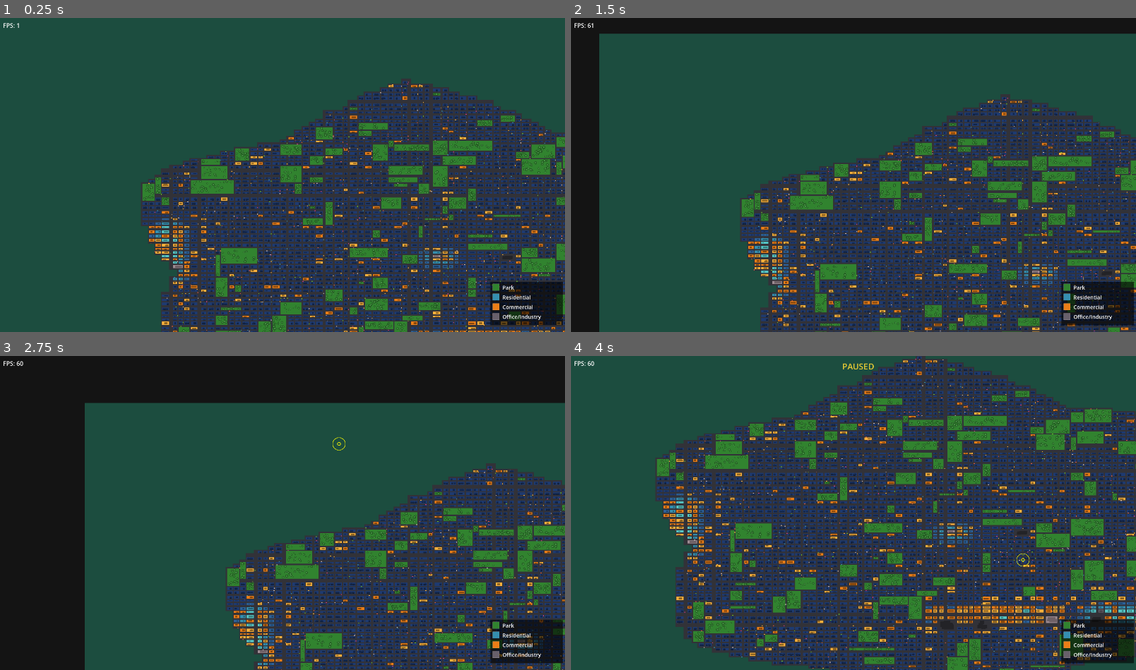
Above: before the commit, frames 1-4 (two rows, left to right).
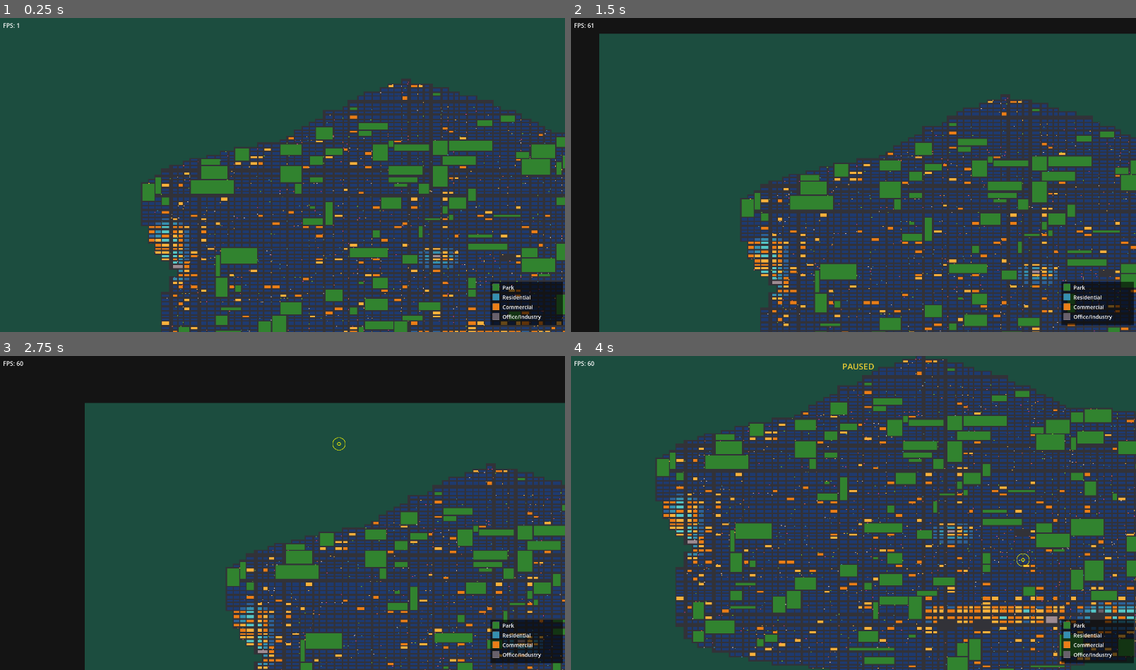
Above: after the commit, the same moments.

Repository: estebanm123/transit
Game: Godot game, scene res://Main.tscn
Same seed, same stepped clock (60 frames per second), same inputs: the game is played once before the commit and once after it.
Inputs (mouse positions are in pixels of both pictures, inside the frame that each line leads up to):
- Up to frame 1 (0.25 s): no input
- Up to frame 2 (1.5 s): tap Enter at 0.5 s; move the mouse to (977, 159) at 0.52 s; hold Shift 0.53-1.25 s; click (977, 159) at 0.67 s; tap Space at 0.77, 1.25 s; drag from (740, 190) to (825, 237) at 1.27 s
- Up to frame 3 (2.75 s): move the mouse to (339, 443) at 2.02 s; hold Shift from 2.03 s (still down); click (339, 443) at 2.17 s
- Up to frame 4 (4 s): release Shift at 2.75 s; drag from (825, 575) to (684, 465) at 2.77 s; move the mouse to (1023, 560) at 3.52 s; hold Shift from 3.53 s (still down); click (1023, 560) at 3.67 s; tap Space at 3.77 s

The runs differ from the first frame. In frame 1, 5.8% of the frame differs, in the area x 25-100%, y 20-100%; in frame 2, 5.1%; in frame 3, 3.6%; in frame 4, 8.7%, in the area x 15-100%, y 0-100%.

Commit message:
Remove land use tile details

Diff:
--- a/City.gd
+++ b/City.gd
@@ -42,7 +42,6 @@
 
 var zones: Array = []
 var colors: Array = []
-var details: Array = []
 var parcelOwner: Array = []
 var parcelExtent: Array = []
 
--- a/CityGenerator.gd
+++ b/CityGenerator.gd
@@ -105,7 +105,6 @@
 	var centerRow: float = (City.Rows - 1) / 2.0
 	city.zones = []
 	city.colors = []
-	city.details = []
 	city.parcelOwner = []
 	city.parcelExtent = []
 
@@ -262,44 +261,6 @@
 							city.colors[r][c2] = baseColor
 							city.parcelOwner[r][c2] = Vector2i(col, row)
 					city.parcelExtent[row][col] = Vector2i(maxCol, maxRow)
-
-	for row in City.Rows:
-		var detailRow: Array = []
-		for col in City.Cols:
-			if city.parcelOwner[row][col] != Vector2i(col, row):
-				detailRow.append({})
-				continue
-			var dx: float = col - centerCol
-			var dy: float = row - centerRow
-			var dist: float = sqrt(dx * dx + dy * dy)
-			var zone: int = city.zones[row][col]
-			var isOffice: bool = (zone == Zone.OfficeIndustry and dist < comCore)
-			var nearCommercial: bool = false
-			if zone == Zone.Residential:
-				var neighbors: Array[Vector2i] = [
-					Vector2i(col - 1, row), Vector2i(col + 1, row),
-					Vector2i(col, row - 1), Vector2i(col, row + 1),
-				]
-				for neighbor: Vector2i in neighbors:
-					if neighbor.x >= 0 and neighbor.x < City.Cols \
-							and neighbor.y >= 0 and neighbor.y < City.Rows \
-							and city.zones[neighbor.y][neighbor.x] == Zone.Commercial:
-						nearCommercial = true
-						break
-			var effectiveDist: float = dist
-			for cbd: Dictionary in _secondaryCbds:
-				var secDist: float = _secondaryCbdDist(col, row, cbd)
-				if secDist < cbd.fringeR:
-					effectiveDist = min(effectiveDist,
-							secDist * 5.5 / max(0.01, cbd.fringeR))
-					if zone == Zone.OfficeIndustry and secDist < cbd.coreR:
-						isOffice = true
-					break
-			detailRow.append(_genDetails(
-					zone, city.colors[row][col], city.mergedBlockRect(col, row),
-					effectiveDist, isOffice, nearCommercial))
-		city.details.append(detailRow)
-
 
 func _secondaryCbdDist(col: int, row: int, cbd: Dictionary) -> float:
 	var dx: float = float(col) - cbd.center.x
@@ -409,115 +370,3 @@
 		if normalizedDist < 0.55 + 0.18 * influence:
 			return true
 	return false
-
-
-func _genDetails(zone: int, _color: Color, rect: Rect2, dist: float = 0.0,
-		isOffice: bool = false, nearCommercial: bool = false) -> Dictionary:
-	var tileScale: float = sqrt(rect.get_area()) / 7.5
-	var result: Dictionary = {}
-
-	match zone:
-		Zone.Park:
-			var trees: Array = []
-			for _i in rng.randi_range(
-					max(1, int(2.0 * tileScale)), max(1, int(6.0 * tileScale))):
-				trees.append({
-					"p": Vector2(
-						rect.position.x + rng.randf_range(3.0, max(3.0, rect.size.x - 3.0)),
-						rect.position.y + rng.randf_range(3.0, max(3.0, rect.size.y - 3.0))),
-					"r": rng.randf_range(1.5, 4.0),
-				})
-			result["trees"] = trees
-
-		Zone.Residential:
-			var floors: int
-			if dist < 3.0:
-				floors = rng.randi_range(6, 10)
-			elif dist < 6.0:
-				if nearCommercial and rng.randf() < 0.50:
-					floors = rng.randi_range(6, 10)
-				elif rng.randf() < 0.08:
-					floors = rng.randi_range(6, 10)
-				else:
-					floors = rng.randi_range(3, 5)
-			else:
-				if nearCommercial and rng.randf() < 0.50:
-					floors = rng.randi_range(6, 10)
-				elif rng.randf() < 0.05:
-					floors = rng.randi_range(6, 10)
-				else:
-					floors = 1
-			result["density"] = floors
-			var buildings: Array = []
-			if floors == 1:
-				for _i in rng.randi_range(
-						max(1, int(1.0 * tileScale)), max(1, int(3.0 * tileScale))):
-					var bldWidth: float = rng.randf_range(
-							5.0, max(5.0, min(9.0, rect.size.x * 0.28)))
-					var bldHeight: float = rng.randf_range(
-							6.0, max(6.0, min(10.0, rect.size.y * 0.28)))
-					buildings.append(Rect2(
-						rect.position.x + rng.randf_range(
-								0.5, max(0.5, rect.size.x - bldWidth - 0.5)),
-						rect.position.y + rng.randf_range(
-								0.5, max(0.5, rect.size.y - bldHeight - 0.5)),
-						bldWidth, bldHeight))
-			else:
-				var towerHeight: float = min(float(floors) * 2.7 + 1.5, rect.size.y - 4.0)
-				for _i in rng.randi_range(
-						max(1, int(1.0 * tileScale)), max(1, int(3.0 * tileScale))):
-					var bldWidth: float = rng.randf_range(3.5, min(8.0, rect.size.x * 0.28))
-					buildings.append(Rect2(
-						rect.position.x + rng.randf_range(
-								2.0, max(2.0, rect.size.x - bldWidth - 2.0)),
-						rect.position.y + rng.randf_range(
-								2.0, max(2.0, rect.size.y - towerHeight - 2.0)),
-						bldWidth, towerHeight))
-			result["blds"] = buildings
-
-		Zone.HighDensityResidential:
-			var floors: int = rng.randi_range(6, 10)
-			result["density"] = floors
-			var towerHeight: float = min(float(floors) * 2.7 + 1.5, rect.size.y - 4.0)
-			var buildings: Array = []
-			for _i in rng.randi_range(
-					max(1, int(1.0 * tileScale)), max(1, int(3.0 * tileScale))):
-				var bldWidth: float = rng.randf_range(3.5, min(8.0, rect.size.x * 0.28))
-				buildings.append(Rect2(
-						rect.position.x + rng.randf_range(
-								2.0, max(2.0, rect.size.x - bldWidth - 2.0)),
-						rect.position.y + rng.randf_range(
-								2.0, max(2.0, rect.size.y - towerHeight - 2.0)),
-						bldWidth, towerHeight))
-			result["blds"] = buildings
-
-		Zone.Commercial:
-			var buildings: Array = []
-			for _i in rng.randi_range(
-					max(1, int(1.0 * tileScale)), max(1, int(2.0 * tileScale))):
-				var bldWidth: float = rng.randf_range(6.0, min(18.0, rect.size.x * 0.55))
-				var bldHeight: float = rng.randf_range(
-						4.0, min(rect.size.y * 0.80, rect.size.y - 3.0))
-				buildings.append(Rect2(
-					rect.position.x + rng.randf_range(
-							1.5, max(1.5, rect.size.x - bldWidth - 1.5)),
-					rect.position.y + rng.randf_range(
-							1.5, max(1.5, rect.size.y - bldHeight - 1.5)),
-					bldWidth, bldHeight))
-			result["blds"] = buildings
-
-		Zone.OfficeIndustry:
-			var buildings: Array = []
-			for _i in rng.randi_range(
-					max(1, int(1.0 * tileScale)), max(1, int(2.0 * tileScale))):
-				var bldWidth: float = rng.randf_range(9.0, min(27.0, rect.size.x * 0.70))
-				var bldHeight: float = rng.randf_range(5.5, min(20.0, rect.size.y * 0.60))
-				buildings.append(Rect2(
-					rect.position.x + rng.randf_range(
-							1.5, max(1.5, rect.size.x - bldWidth - 1.5)),
-					rect.position.y + rng.randf_range(
-							1.5, max(1.5, rect.size.y - bldHeight - 1.5)),
-					bldWidth, bldHeight))
-			result["blds"] = buildings
-
-	return result
--- a/CityLayer.gd
+++ b/CityLayer.gd
@@ -31,52 +31,3 @@
 					rect.size.y + streetTop + streetBottom), City.CStreet)
 			var color: Color = _city.colors[row][col]
 			draw_rect(rect, color)
-			_drawZoneDetail(zone, color, _city.details[row][col])
-
-
-func _drawZoneDetail(zone: int, color: Color, det: Dictionary) -> void:
-	match zone:
-		Zone.Park:
-			for p: Rect2 in det.get("paths", []):
-				draw_rect(p, color.darkened(0.20))
-			for t2 in det.get("trees", []):
-				draw_circle(t2["p"], t2["r"], color.darkened(0.30))
-				draw_circle(t2["p"], t2["r"] * 0.55, color.lightened(0.10))
-
-		Zone.Residential, Zone.HighDensityResidential:
-			var density: int = det.get("density", 3)
-			for bld: Rect2 in det.get("blds", []):
-				if density == 1:
-					var roofBaseY: float = bld.position.y + bld.size.y * 0.42
-					var bodyHeight: float = bld.size.y * 0.58
-					draw_colored_polygon(PackedVector2Array([
-						Vector2(bld.position.x - 1.0, roofBaseY),
-						Vector2(bld.end.x + 1.0, roofBaseY),
-						Vector2(bld.position.x + bld.size.x * 0.5, bld.position.y),
-					]), color.darkened(0.22))
-					draw_rect(Rect2(bld.position.x, roofBaseY, bld.size.x, bodyHeight),
-							color.darkened(0.38))
-					var doorWidth: float = bld.size.x * 0.28
-					draw_rect(Rect2(bld.position.x + (bld.size.x - doorWidth) * 0.5,
-							bld.end.y - bodyHeight * 0.45, doorWidth, bodyHeight * 0.45),
-							color.darkened(0.60))
-				else:
-					draw_rect(bld, color.darkened(0.38))
-					var floors: int = density
-					var floorHeight: float = bld.size.y / floors
-					var windowColor: Color = color.lightened(0.32)
-					for f in floors:
-						var floorY: float = bld.position.y + f * floorHeight + 1.5
-						var windowHeight: float = max(2.0, floorHeight - 3.5)
-						var winX: float = bld.position.x + 2.0
-						while winX + 3.5 < bld.end.x - 1.5:
-							draw_rect(Rect2(winX, floorY, 3.5, windowHeight), windowColor)
-							winX += 6.0
-
-		Zone.Commercial:
-			for bld: Rect2 in det.get("blds", []):
-				draw_rect(bld, color.darkened(0.44))
-
-		Zone.OfficeIndustry:
-			for bld: Rect2 in det.get("blds", []):
-				draw_rect(bld, color.darkened(0.30))
